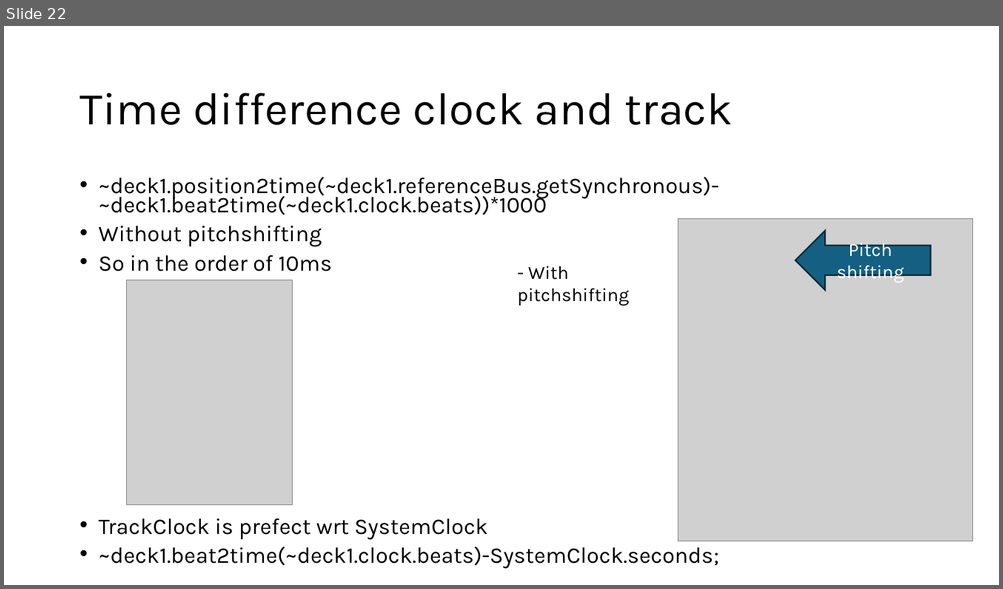
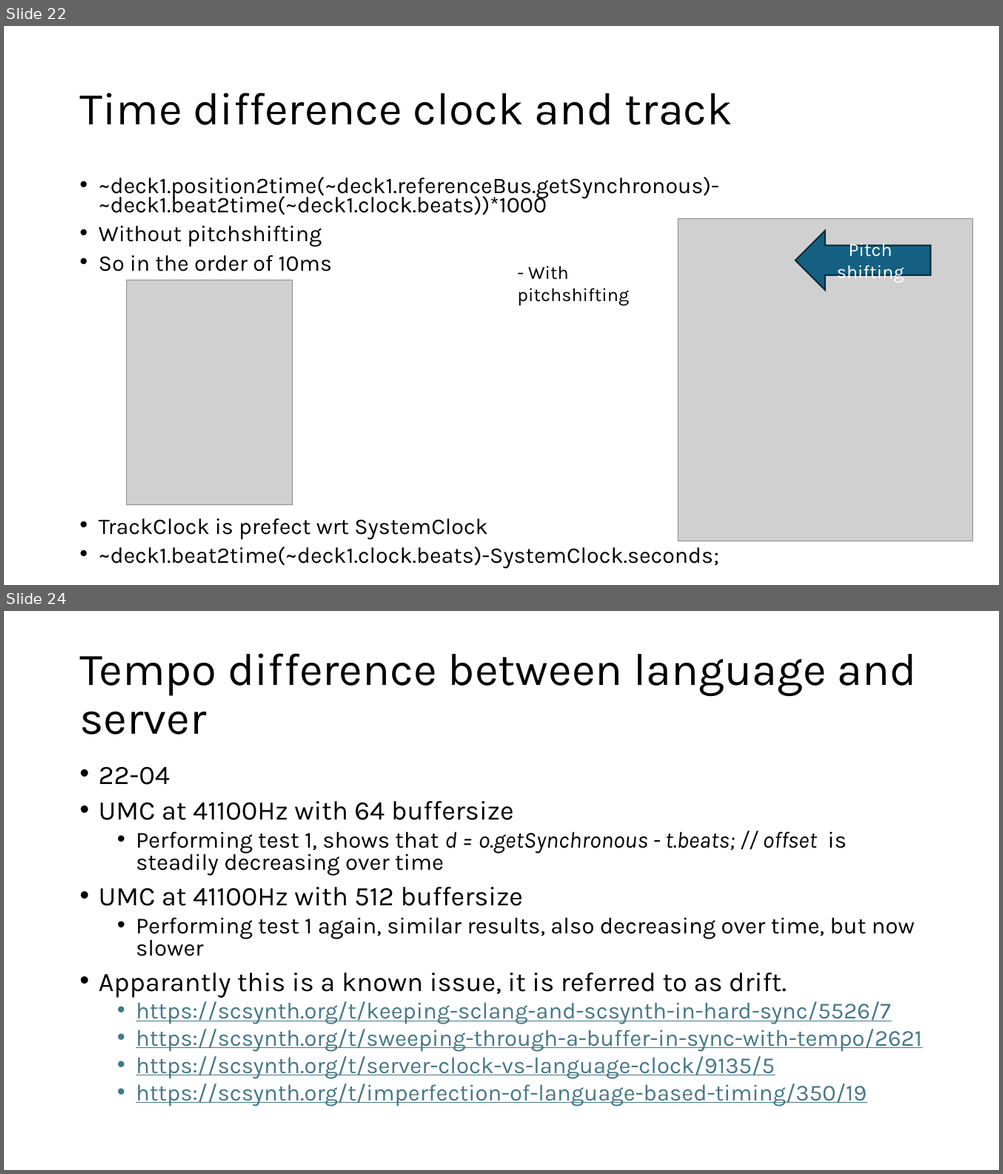
Before and after one commit to pier3100/SUDJ-peripheral, a slide deck: Design Log/DJ deck.pptx. Shown one above the other, each under a label of ours: slide 22 before the commit, slides 22 and 24 after it; the slides between them are not shown. The pictures are 1003x589 and 1003x1174 pixels, drawn with LibreOffice and Linux fonts; fonts in the diff are those of the drawing; grey boxes stand for pictures. Boxes give left, top, right and bottom in pixels: in the first picture for what was removed or moved away, otherwise in the second. Text is boxed around its words. In the diff, an @@ line names an element or a change of style, - is before the commit and + after.

Commit message:
"test"

```diff
--- a/Design Log/DJ deck.pptx
+++ b/Design Log/DJ deck.pptx
@@ slide 24 added at (4,611,999,1170), background #FFFFFF @@
@@ title added at (79,653,916,735), 44 pt, text #000000 @@
+Tempo difference between language and server
@@ text added at (99,767,922,1106), 22.2 pt, text #000000 @@
+• 22-04
+• UMC at 41100Hz with 64 buffersize
+  • Performing test 1, shows that d = o.getSynchronous - t.beats; // offset is steadily decreasing over time
+• UMC at 41100Hz with 512 buffersize
+  • Performing test 1 again, similar results, also decreasing over time, but now slower
+• Apparantly this is a known issue, it is referred to as drift.
+  • https://scsynth.org/t/keeping-sclang-and-scsynth-in-hard-sync/5526/7
+  • https://scsynth.org/t/sweeping-through-a-buffer-in-sync-with-tempo/2621
+  • https://scsynth.org/t/server-clock-vs-language-clock/9135/5
+  • https://scsynth.org/t/imperfection-of-language-based-timing/350/19
```
Also in this commit, not shown: 1 slide changed, 1 other slide added, 6 other files.
